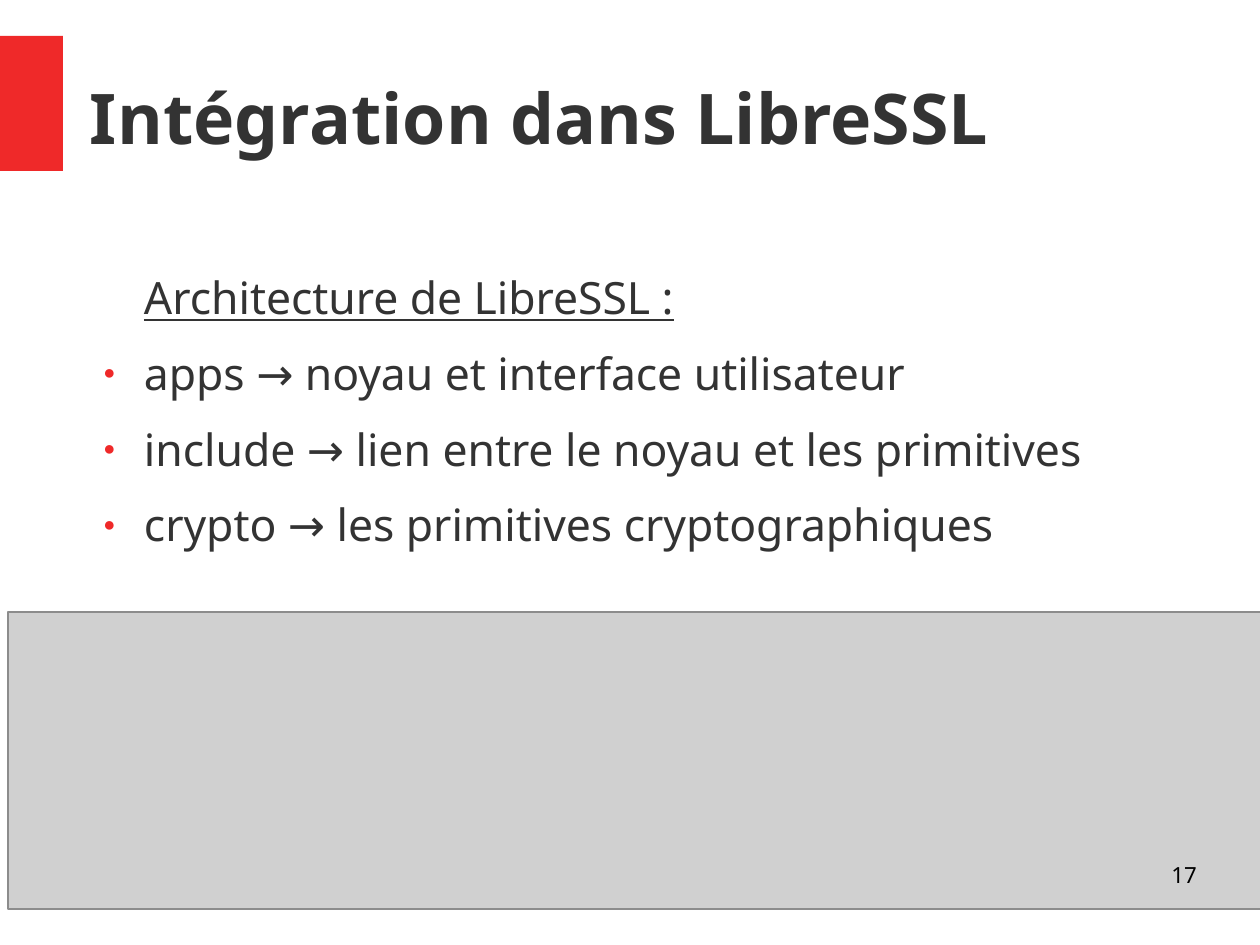
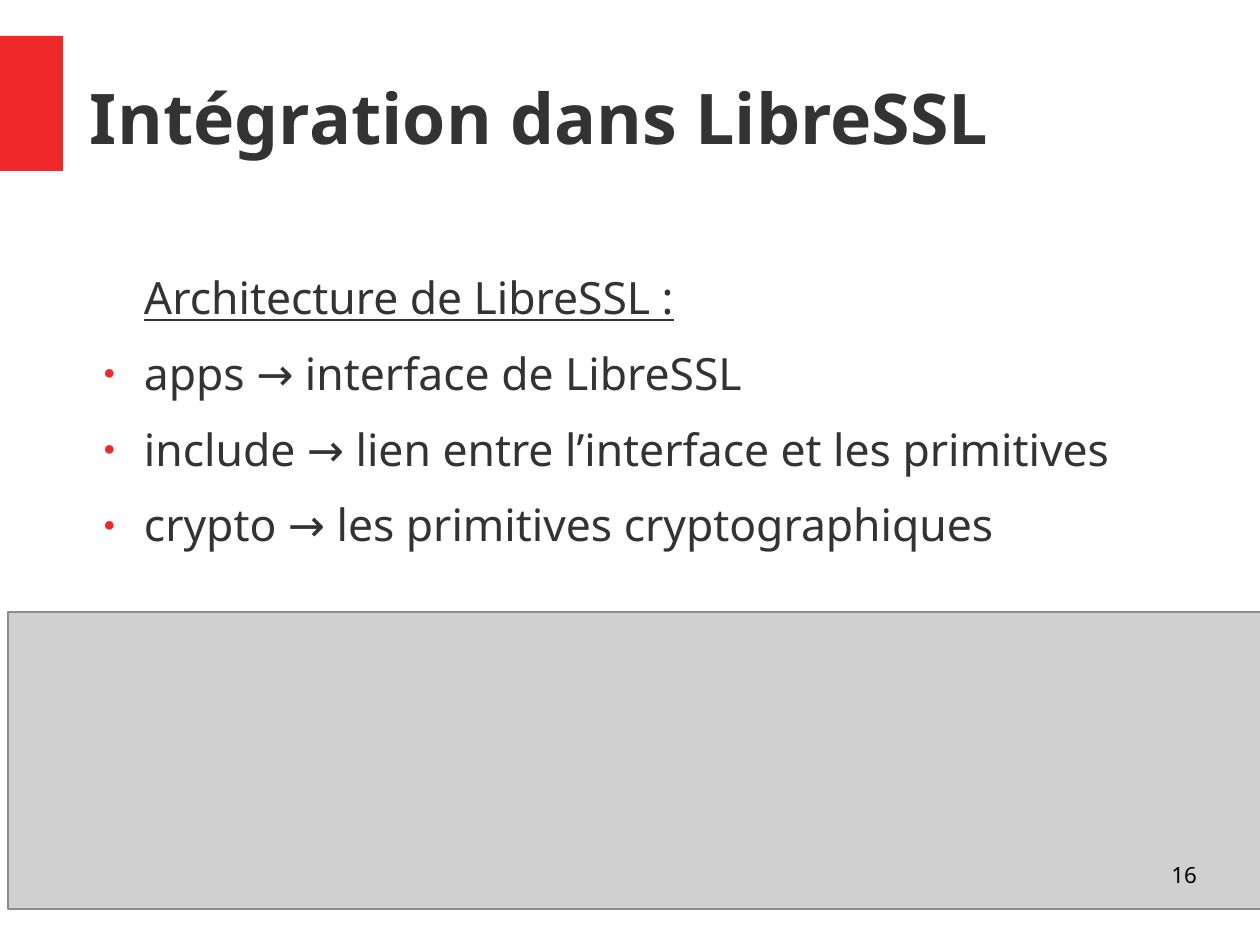
Before and after one commit to Allard-Chris/Aria, a slide deck: slide 16 of docs/[M2CSI]_ICP_Aria_Allard_Aulagnier.odp (slide 17 before the commit). Drawn at 1260x945 pixels with LibreOffice and Linux fonts; fonts in the diff are those of the drawing; grey boxes stand for pictures. Boxes give left, top, right and bottom in pixels: in the first picture for what was removed or moved away, otherwise in the second. Text is boxed around its words. In the diff, an @@ line names an element or a change of style, - is before the commit and + after.

```diff
--- a/docs/[M2CSI]_ICP_Aria_Allard_Aulagnier.odp
+++ b/docs/[M2CSI]_ICP_Aria_Allard_Aulagnier.odp
@@ text at <box>144,356,1109,477</box>: text changed @@
-● apps → noyau et interface utilisateur
-● include → lien entre le noyau et les primitives
+● apps → interface de LibreSSL
+● include → lien entre l’interface et les primitives
@@ page number at <box>1171,867,1196,883</box>: text changed @@
-17
+16
```
Also in this commit, not shown: 11 other slides changed, 1 slide removed.
